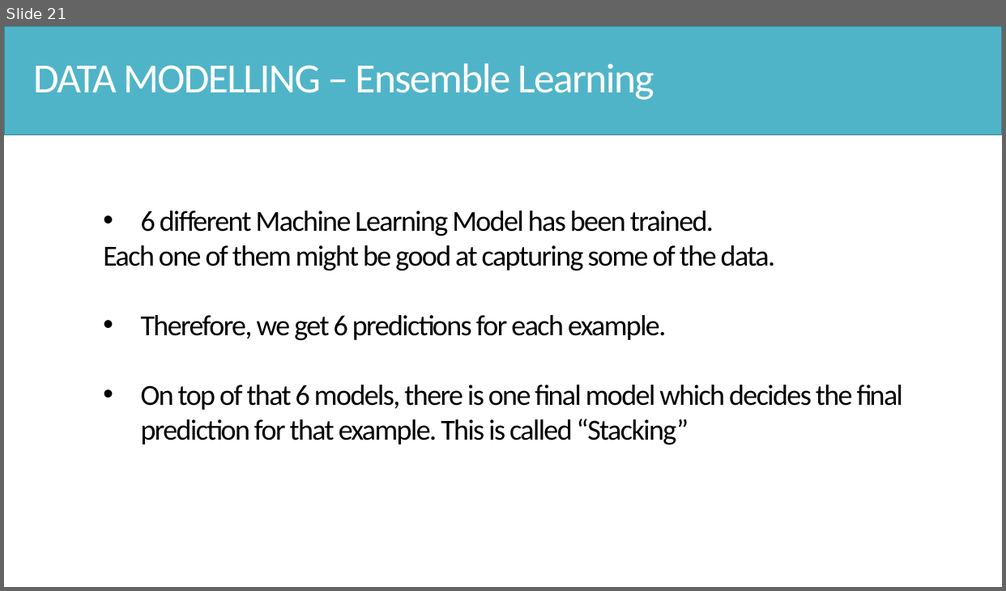
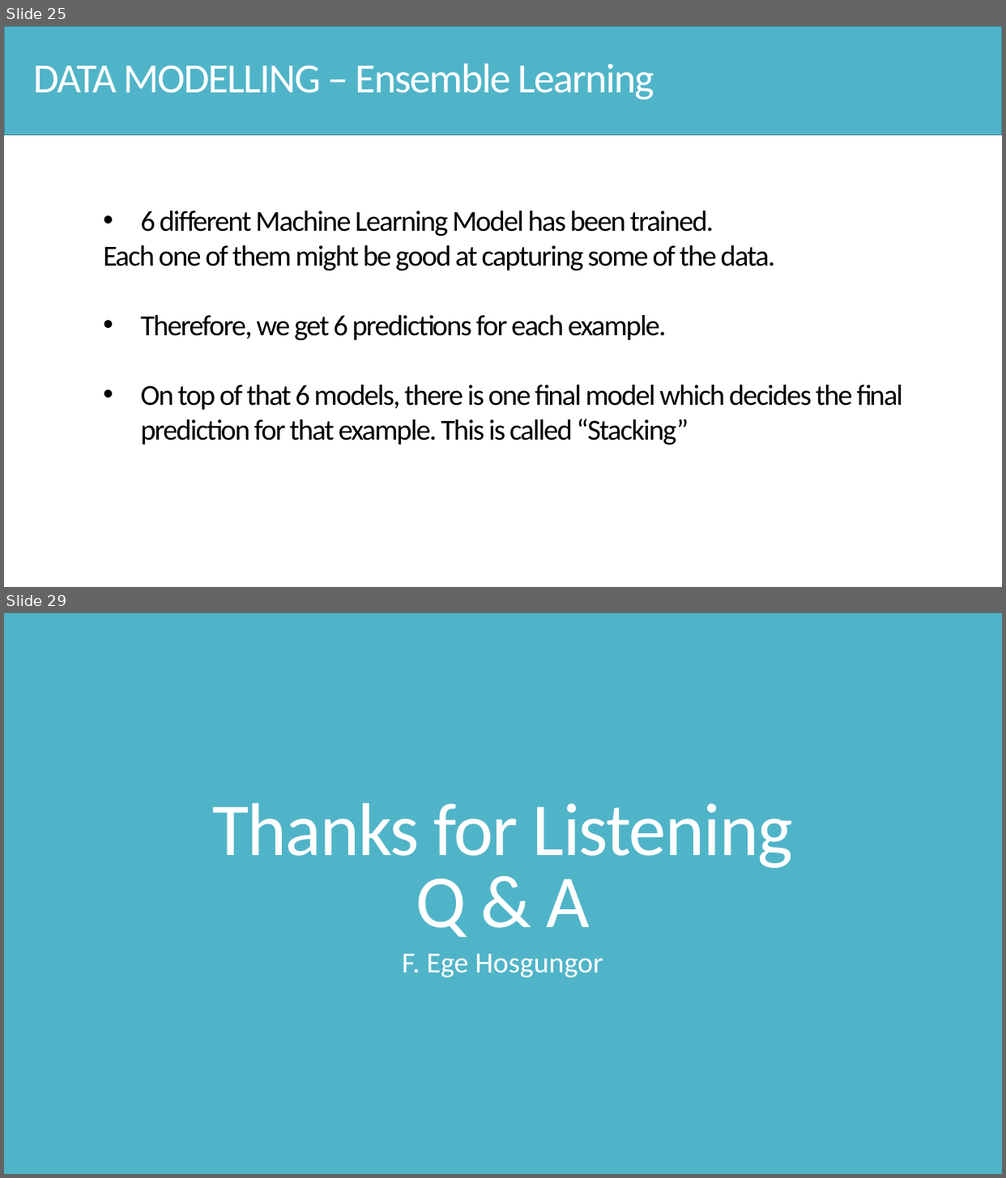
Before and after one commit to Hsgngr/dataiku_income_classification, a slide deck: Task_Presentation.pptx. Shown one above the other, each under a label of ours: slide 21 before the commit, slides 25 and 29 after it; the slides between them are not shown. The pictures are 1006x591 and 1006x1178 pixels, drawn with LibreOffice and Linux fonts; fonts in the diff are those of the drawing. Boxes give left, top, right and bottom in pixels: in the first picture for what was removed or moved away, otherwise in the second. Text is boxed around its words. In the diff, an @@ line names an element or a change of style, - is before the commit and + after.

```diff
--- a/Task_Presentation.pptx
+++ b/Task_Presentation.pptx
@@ slide 29 added at <box>4,613,1002,1174</box>, background #50B4C8 @@
@@ title added at <box>212,803,793,937</box>, 72 pt, text #FFFFFF @@
+Thanks for Listening
+Q & A
@@ subtitle added at <box>402,954,603,977</box>, 28 pt, text #FFFFFF @@
+F. Ege Hosgungor
@@ what was slide 21 is now slide 25 @@
```
Also in this commit, not shown: 4 slides changed, 8 other slides added, 1 slide removed, 1 other file.
